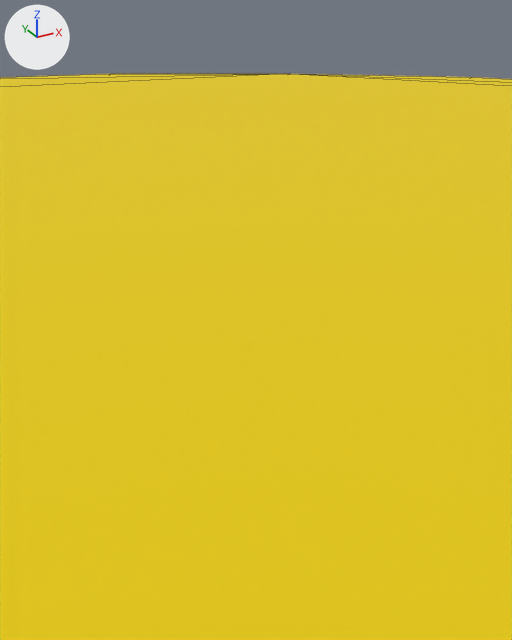
The glTF model frontend/public/island.glb as it was, and as the next commit left it.
Both versions are drawn from a 50 mm lens placed at (-1.437, -1.477, 1.608), pointed at (-0.554, 0.128, 0.806). Arrows for +X, +Y and +Z are at upper left; the lights stay in place. Mesh edges are drawn as thin lines. Where no turn or scale is listed for an object, it has been applied to the vertices.

Before the edit, the objects in view are built like this:
```python
me_円柱 = bpy.data.meshes.new('円柱')
me_円柱.from_pydata(...)  # 48 vertices, 92 faces; spans x -18.8..18.0, y -18.0..18.1, z -1.5..1.1
me_円柱.materials.append(mat_マテリアル_001)  # yellow #e7cb00
ob_ground = bpy.data.objects.new('ground', me_円柱)
ob_ground.location = (0.0, 0.0, -1.0)
```
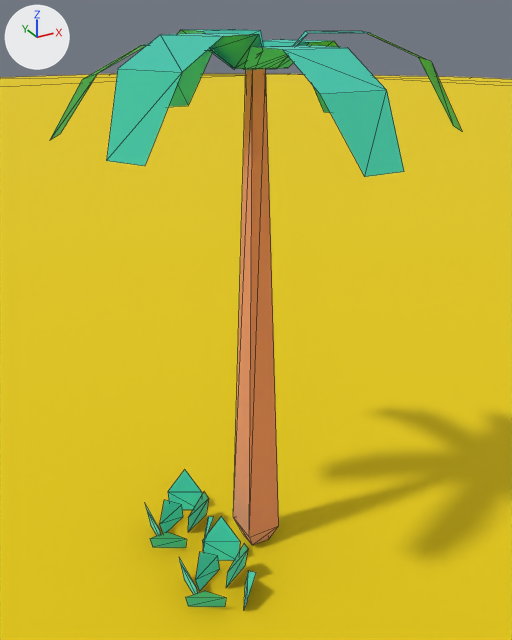
Boxes [x1, y1, x2, y2] around the edits, measured in the pictures (512 x 640 px):
'tree_palm', added: after [50, 29, 462, 545]
    faces in mat_leafsgreen (cyan #70e6d6): [50, 29, 462, 177]
    faces in mat_woodbark (beige #f2be9e): [233, 69, 279, 545]
'grass_leafs001', added: after [179, 517, 256, 609]
'grass_leafs.001', added: after [145, 469, 214, 548]

What changed in the scene script:
```text
Add mat_woodbark:
    mat_woodbark = principled_material('woodBark')
    mat_woodbark.base_color = (0.886, 0.514, 0.341)  # beige #f2be9e
    mat_woodbark.metallic = 1.0
    mat_woodbark.roughness = 1.0
Add mat_leafsgreen:
    mat_leafsgreen = principled_material('leafsGreen')
    mat_leafsgreen.base_color = (0.161, 0.788, 0.671)  # cyan #70e6d6
    mat_leafsgreen.metallic = 1.0
    mat_leafsgreen.roughness = 1.0
Add mat_grass:
    mat_grass = principled_material('grass')
    mat_grass.base_color = (0.173, 0.847, 0.722)  # cyan #73eddd
    mat_grass.metallic = 1.0
    mat_grass.roughness = 1.0
Add mat_grass_001:
    mat_grass_001 = principled_material('grass.001')
    mat_grass_001.base_color = (0.173, 0.847, 0.722)  # cyan #73eddd
    mat_grass_001.metallic = 1.0
    mat_grass_001.roughness = 1.0
Add me_mesh_tree_palm:
    me_mesh_tree_palm.from_pydata(...)  # 84 vertices, 102 faces; spans x -0.47..0.47, y -0.51..0.51, z 0.0..1.51
    # faces by material slot: [18, 84]
    me_mesh_tree_palm.materials.append(mat_woodbark)  # beige #f2be9e
    me_mesh_tree_palm.materials.append(mat_leafsgreen)  # cyan #70e6d6
Add me_mesh_grass_leafs:
    me_mesh_grass_leafs.from_pydata(...)  # 30 vertices, 18 faces; spans x -0.123..0.111, y -0.124..0.133, z 0.0..0.142
    me_mesh_grass_leafs.materials.append(mat_grass)  # cyan #73eddd
Add me_mesh_grass_leafs_001:
    me_mesh_grass_leafs_001.from_pydata(...)  # 30 vertices, 18 faces; spans x -0.123..0.111, y -0.124..0.133, z 0.0..0.142
    me_mesh_grass_leafs_001.materials.append(mat_grass_001)  # cyan #73eddd
Add ob_tree_palm:
    ob_tree_palm = bpy.data.objects.new('tree_palm', me_mesh_tree_palm)
    ob_tree_palm.location = (-0.556, 0.125, 0.042)
Add ob_grass_leafs001:
    ob_grass_leafs001 = bpy.data.objects.new('grass_leafs001', me_mesh_grass_leafs)
    ob_grass_leafs001.location = (-0.756, -0.02, 0.047)
Add ob_grass_leafs_001:
    ob_grass_leafs_001 = bpy.data.objects.new('grass_leafs.001', me_mesh_grass_leafs_001)
    ob_grass_leafs_001.location = (-0.756, 0.256, 0.047)
```
